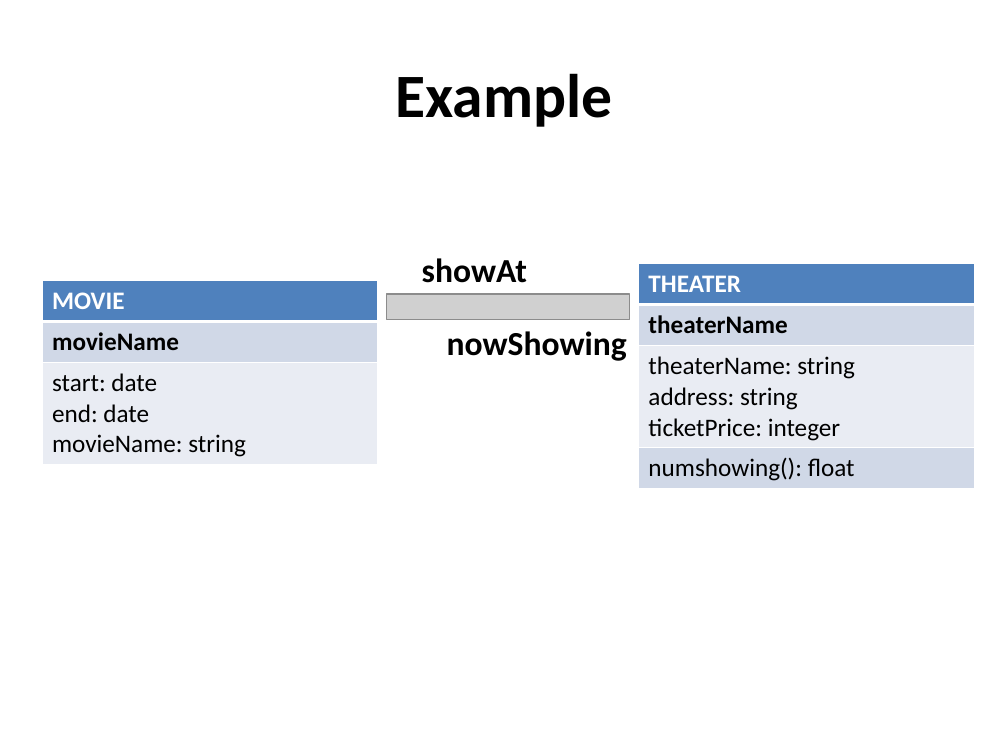
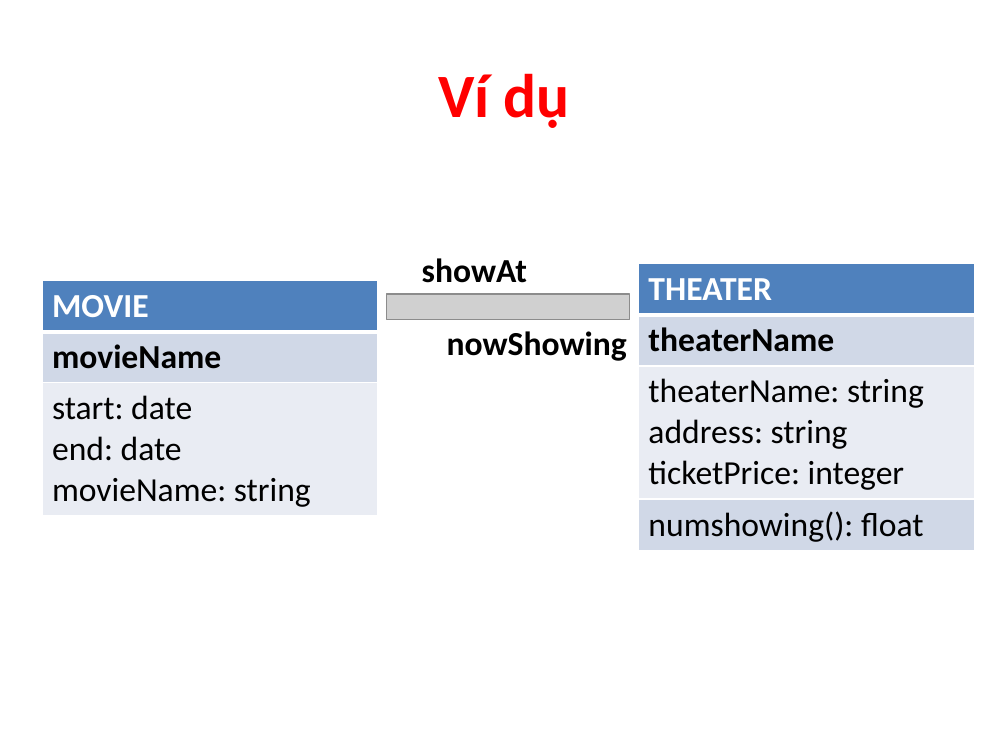
Before and after one commit to computerline1z/thaothaotientien, a slide deck: slide 9 of Thủy Tiên - 0912463/Seminar/Topic #8b - Section 8 & 9 v2.pptx. Drawn at 1008x756 pixels with LibreOffice and Linux fonts; fonts in the diff are those of the drawing; grey boxes stand for pictures. Boxes give left, top, right and bottom in pixels: in the first picture for what was removed or moved away, otherwise in the second. Text is boxed around its words. In the diff, an @@ line names an element or a change of style, - is before the commit and + after.

```diff
--- a/Thủy Tiên - 0912463/Seminar/Topic #8b - Section 8 & 9 v2.pptx
+++ b/Thủy Tiên - 0912463/Seminar/Topic #8b - Section 8 & 9 v2.pptx
@@ title at bbox=[438, 73, 570, 128]: text changed; text colour #000000 to #FF0000 @@
-Example
+Ví dụ
@@ table at bbox=[638, 264, 974, 546] @@
@@ size 18 to 24 pt @@
@@ table at bbox=[42, 280, 378, 512] @@
@@ size 18 to 24 pt @@
```
Also in this commit, not shown: 4 other slides changed, 1 other file.
